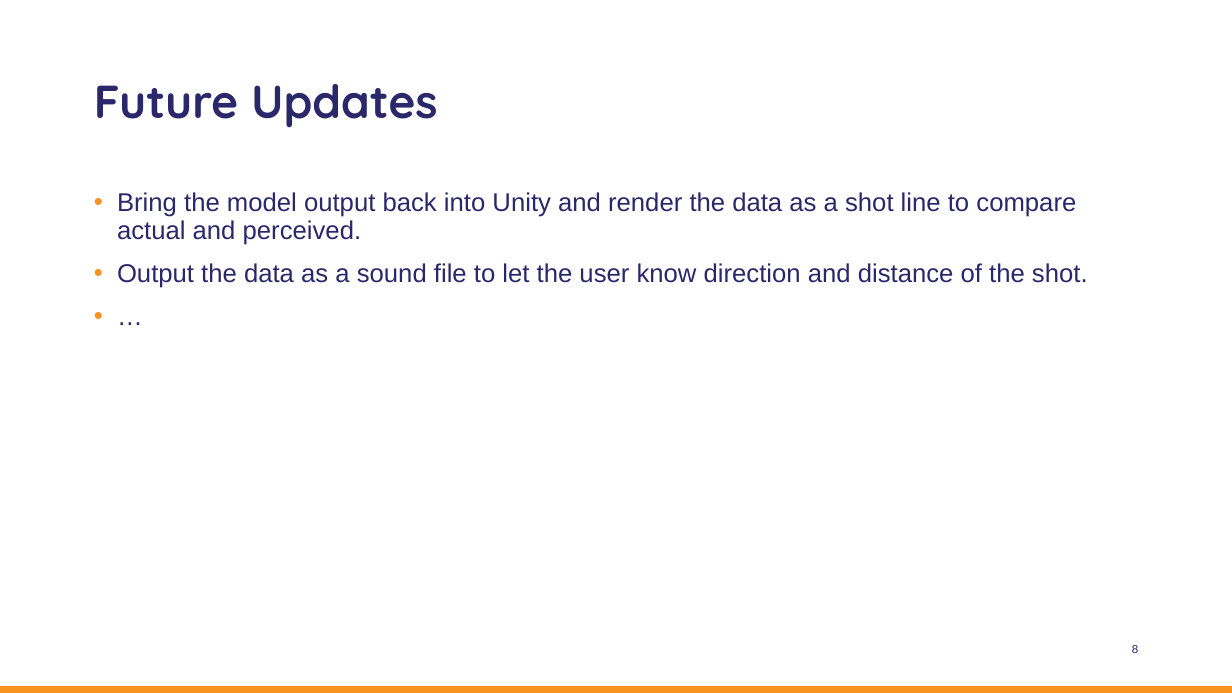
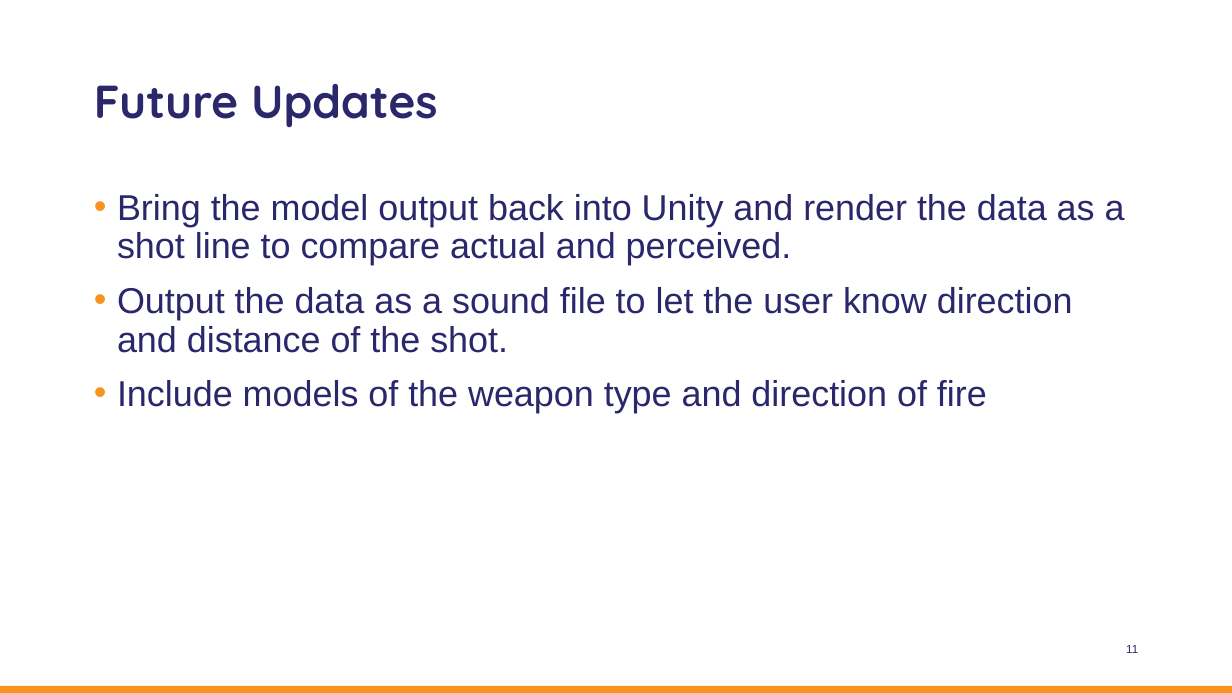
Before and after one commit to OctoConsulting/AudioHack2021, a slide deck: slide 11 of Hackathon_PPT_2021 Seeing Ear Bats.pptx (slide 8 before the commit). Drawn at 1232x693 pixels with LibreOffice and Linux fonts; fonts in the diff are those of the drawing; background and template pictures are left out. Boxes give left, top, right and bottom in pixels: in the first picture for what was removed or moved away, otherwise in the second. Text is boxed around its words. In the diff, an @@ line names an element or a change of style, - is before the commit and + after.

Commit message:
updated ppt

```diff
--- a/Hackathon_PPT_2021 Seeing Ear Bats.pptx
+++ b/Hackathon_PPT_2021 Seeing Ear Bats.pptx
@@ text at [117,194,1125,353]: size 20 to 28 pt in "Bring the model output back into Unity ...", "Output the data as a sound file ..." @@
@@ text at [117,380,987,413]: text changed; size 20 to 28 pt @@
-• …
+• Include models of the weapon type and direction of fire
@@ page number at [1126,645,1138,653]: text changed @@
-8
+11
```
Also in this commit, not shown: 1 other slide changed, 4 slides added, 1 slide removed, 2 other files.
